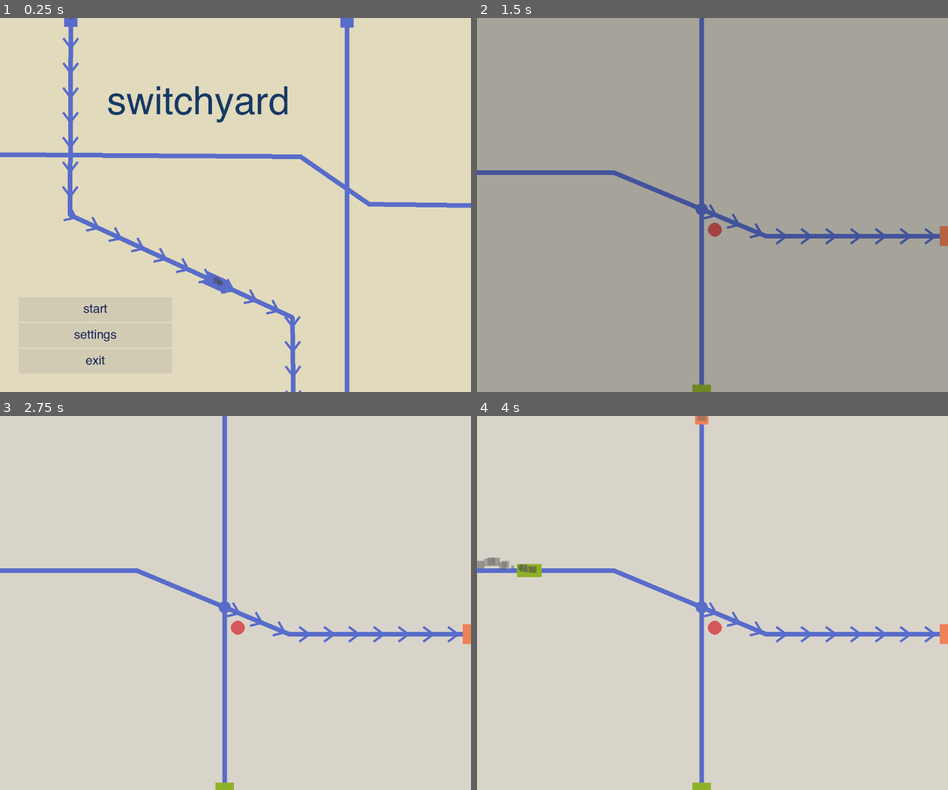
Above: before the commit, frames 1-4 (two rows, left to right).
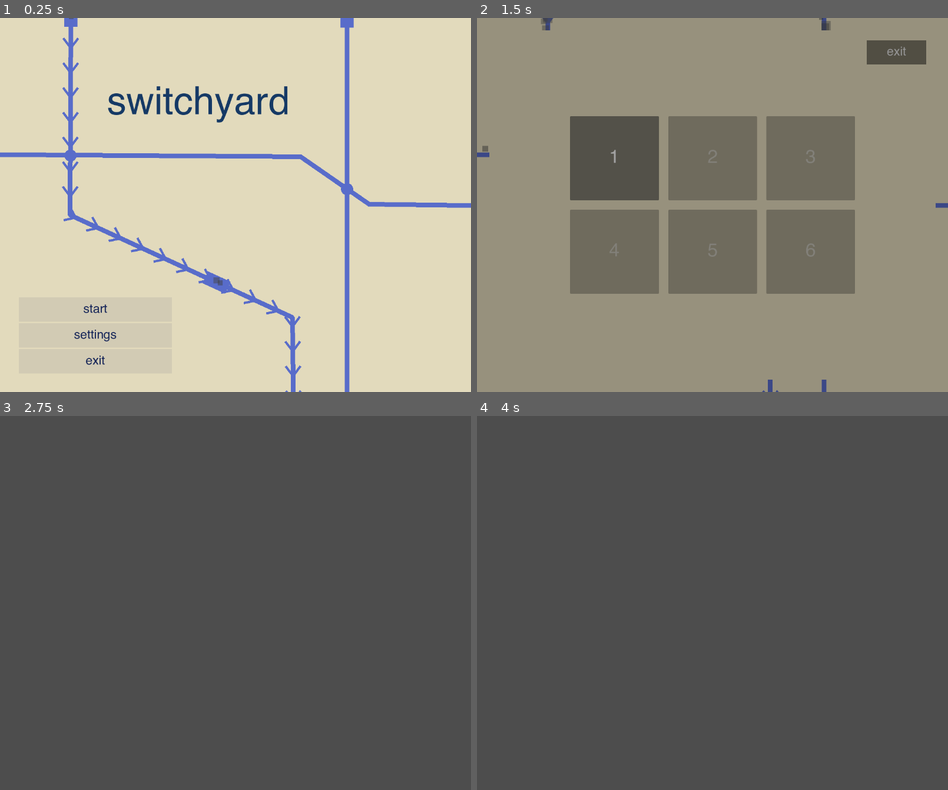
Above: after the commit, the same moments.

Repository: derukaeru/switchyard
Game: Godot game, scene res://src/scenes/menu/title_screen.tscn
Two runs of this game, one before a commit and one after it. Both use one fixed random seed, a clock stepped at 60 frames per second and the inputs below. This scene is started directly instead of the project's main scene.
Inputs (mouse positions are in pixels of both pictures, inside the frame that each line leads up to):
- Up to frame 1 (0.25 s): no input
- Up to frame 2 (1.5 s): click "start" at 0.5 s; click (613, 160) at 1.25 s, where only the run after the commit has a clickable "1"
- Up to frame 3 (2.75 s): tap Enter at 2 s; hold Right from 2.03 s (still down); tap Alt at 2.1 s
- Up to frame 4 (4 s): tap Space at 2.75 s; release Right at 2.78 s; hold Down 2.78-3.53 s; tap Shift at 2.85 s; hold Right from 3.53 s (still down); tap Alt at 3.6 s

The runs differ from the first frame. In frame 1, less than 0.1% of the frame differs, in the area x 13-75%, y 35-48%; in frame 2, 100%; in frame 3, 100%, in the area x 0-100%, y 0-100%; in frame 4, 100%.
Error after the commit: Invalid access to property or key 'level_0' on a base object of type 'Dictionary'. (res://src/scenes/main/main.gd:8)

Commit message:
feat: IDK I JUST WANNA FINISH TS

Diff:
--- a/src/scenes/main/main.gd
+++ b/src/scenes/main/main.gd
@@ -1,8 +1,9 @@
+@tool
 extends Node2D
-
 
 func _ready() -> void:
 	load_level(GameManager.level)
 
 func load_level(level: int) -> void:
-	pass
+	var lvl_instance: Node2D = load(Registry.UID["level_%s" % level]).instantiate()
+	add_child(lvl_instance)
--- a/src/scenes/main/main.tscn
+++ b/src/scenes/main/main.tscn
@@ -1,9 +1,6 @@
 [gd_scene format=3 uid="uid://ba7oaysnp8c1s"]
 
 [ext_resource type="Script" uid="uid://64cyq1ipotyv" path="res://src/scenes/main/main.gd" id="1_hsw67"]
-[ext_resource type="PackedScene" uid="uid://m8way4bwk7ig" path="res://src/scenes/maps/level_1.tscn" id="2_4rfip"]
 
 [node name="main" type="Node2D" unique_id=34602153]
 script = ExtResource("1_hsw67")
-
-[node name="level_1" parent="." unique_id=504227865 instance=ExtResource("2_4rfip")]
--- a/src/scenes/maps/level_1.gd
+++ b/src/scenes/maps/level_1.gd
@@ -22,5 +22,6 @@
 		# calculate amount of incorrects
 		pass
 	else:
-		GameManager.end_screen()
 		pass
+
+	GameManager.end_game()
--- a/src/scenes/maps/level_1.tscn
+++ b/src/scenes/maps/level_1.tscn
@@ -52,39 +52,6 @@
 grow_vertical = 2
 color = Color(0.85, 0.83115834, 0.79050004, 1)
 
-[node name="design" type="Control" parent="." unique_id=1328348039]
-visible = false
-layout_mode = 3
-anchors_preset = 0
-offset_right = 40.0
-offset_bottom = 40.0
-mouse_filter = 2
-
-[node name="ColorRect" type="ColorRect" parent="design" unique_id=1001351147]
-layout_mode = 0
-offset_left = 20.0
-offset_top = 29.0
-offset_right = 550.0
-offset_bottom = 368.0
-color = Color(0.71, 0.51534164, 0.46149996, 1)
-
-[node name="ColorRect2" type="ColorRect" parent="design" unique_id=1461033340]
-layout_mode = 0
-offset_left = 333.0
-offset_top = 228.0
-offset_right = 626.6283
-offset_bottom = 348.0
-rotation = 0.38737202
-color = Color(0.71, 0.51534164, 0.46149996, 1)
-
-[node name="ColorRect3" type="ColorRect" parent="design" unique_id=1182069090]
-layout_mode = 0
-offset_left = 550.0
-offset_top = 221.99998
-offset_right = 608.0
-offset_bottom = 465.0
-color = Color(0.8509804, 0.83137256, 0.7921569, 1)
-
 [node name="tracks" type="Node2D" parent="." unique_id=755398829]
 
 [node name="Rail" type="Path2D" parent="tracks" unique_id=2118364005 node_paths=PackedStringArray("end_junction")]
@@ -92,7 +59,7 @@
 script = ExtResource("2_5qwrs")
 end_junction = NodePath("../Junction")
 arrow_spacing = 40.0
-color = Color(0.345, 0.423, 0.793, 1)
+color = Color(0.30817774, 0.5203982, 0.27955627, 1)
 metadata/_custom_type_script = "uid://cuym172wt4qwo"
 
 [node name="train" parent="tracks/Rail" unique_id=1286344413 instance=ExtResource("1_pfttx")]
@@ -106,7 +73,7 @@
 script = ExtResource("2_5qwrs")
 active = false
 arrow_spacing = 40.0
-color = Color(0.345, 0.423, 0.793, 1)
+color = Color(0.33333334, 0.5529412, 0.29803923, 1)
 metadata/_custom_type_script = "uid://cuym172wt4qwo"
 
 [node name="Rail2" type="Path2D" parent="tracks" unique_id=609968600 node_paths=PackedStringArray("end_junction")]
--- a/src/scenes/maps/level_2.tscn
+++ b/src/scenes/maps/level_2.tscn
@@ -1,8 +1,70 @@
 [gd_scene format=3 uid="uid://c1ym5g1bxpeyb"]
 
 [ext_resource type="Script" uid="uid://ch6awljrbtrrn" path="res://src/scenes/maps/level_2.gd" id="1_hsvua"]
+[ext_resource type="Script" uid="uid://cuym172wt4qwo" path="res://src/scripts/components/rail.gd" id="2_46jx7"]
+
+[sub_resource type="Curve2D" id="Curve2D_q0huv"]
+_data = {
+"points": PackedVector2Array(0, 0, 0, 0, 246, -39, 0, 0, 0, 0, 246, 430)
+}
+point_count = 2
+
+[sub_resource type="Curve2D" id="Curve2D_iaies"]
+_data = {
+"points": PackedVector2Array(0, 0, 0, 0, -215, 430, 0, 0, 0, 0, 1442, 430)
+}
+point_count = 2
+
+[sub_resource type="Curve2D" id="Curve2D_y3xyo"]
+_data = {
+"points": PackedVector2Array(0, 0, 0, 0, 816, 430, 0, 0, 0, 0, 816, 1083)
+}
+point_count = 2
 
 [node name="level_2" type="Node2D" unique_id=1182047937]
 script = ExtResource("1_hsvua")
 
-[node name="tracks" type="Node2D" parent="." unique_id=574997686]
+[node name="background" type="Control" parent="." unique_id=488003607]
+layout_mode = 3
+anchors_preset = 0
+offset_left = -111.0
+offset_top = -60.0
+offset_right = 1229.0
+offset_bottom = 961.0
+
+[node name="ColorRect" type="ColorRect" parent="background" unique_id=1805245987]
+layout_mode = 1
+anchors_preset = -1
+anchor_right = 1.0780001
+anchor_bottom = 1.0860001
+offset_right = 0.4798584
+offset_bottom = 0.19396973
+grow_horizontal = 2
+grow_vertical = 2
+color = Color(0.85, 0.83115834, 0.79050004, 1)
+
+[node name="tracks" type="Node2D" parent="." unique_id=1200466026]
+
+[node name="Rail" type="Path2D" parent="tracks" unique_id=2146746643]
+curve = SubResource("Curve2D_q0huv")
+script = ExtResource("2_46jx7")
+metadata/_custom_type_script = "uid://cuym172wt4qwo"
+
+[node name="Rail2" type="Path2D" parent="tracks" unique_id=1164246370]
+curve = SubResource("Curve2D_iaies")
+script = ExtResource("2_46jx7")
+metadata/_custom_type_script = "uid://cuym172wt4qwo"
+
+[node name="Rail3" type="Path2D" parent="tracks" unique_id=1027001105]
+curve = SubResource("Curve2D_y3xyo")
+script = ExtResource("2_46jx7")
+metadata/_custom_type_script = "uid://cuym172wt4qwo"
+
+[node name="markings" type="Control" parent="." unique_id=1991863110]
+layout_mode = 3
+anchors_preset = 15
+anchor_right = 1.0
+anchor_bottom = 1.0
+grow_horizontal = 2
+grow_vertical = 2
+mouse_filter = 2
--- /dev/null
+++ b/src/scenes/maps/level_6.tscn
@@ -0,0 +1,5 @@
+[gd_scene format=3 uid="uid://b70kciph7evt8"]
+
+[node name="level_6" type="Node2D" unique_id=144715862]
+
+[node name="tracks" type="Node2D" parent="." unique_id=1561527499]
--- a/src/scenes/menu/end_screen.tscn
+++ b/src/scenes/menu/end_screen.tscn
@@ -3,6 +3,7 @@
 [ext_resource type="Script" uid="uid://cnm7exu6dxwy2" path="res://src/scenes/menu/end_screen.gd" id="1_r0b24"]
 
 [node name="end_screen" type="Control" unique_id=64438037]
+z_index = 5
 layout_mode = 3
 anchors_preset = 15
 anchor_right = 1.0
@@ -10,3 +11,12 @@
 grow_horizontal = 2
 grow_vertical = 2
 script = ExtResource("1_r0b24")
+
+[node name="ColorRect" type="ColorRect" parent="." unique_id=1680698597]
+layout_mode = 1
+anchors_preset = 15
+anchor_right = 1.0
+anchor_bottom = 1.0
+grow_horizontal = 2
+grow_vertical = 2
+color = Color(0.92911506, 0.86576927, 0.81081593, 1)
--- a/src/scenes/menu/level_screen.gd
+++ b/src/scenes/menu/level_screen.gd
@@ -1 +1,17 @@
 extends Control
+
+@onready var levels: GridContainer = $levels
+
+func open() -> void:
+	show()
+
+	var levels_child: Array[Node] = levels.get_children()
+	for i in range(GameManager.locked_levels.size()):
+		levels_child[i].disabled = GameManager.locked_levels[i]
+
+func _on_exit_pressed() -> void:
+	hide()
+
+func pick_level(level: int) -> void:
+	GameManager.level = level
+	SceneChanger.change_scene("main")
--- a/src/scenes/menu/level_screen.tscn
+++ b/src/scenes/menu/level_screen.tscn
@@ -1,6 +1,12 @@
 [gd_scene format=3 uid="uid://cdcvig5bgwcng"]
 
 [ext_resource type="Script" uid="uid://g2xqvjwpa3w7" path="res://src/scenes/menu/level_screen.gd" id="1_f3pox"]
+
+[sub_resource type="StyleBoxFlat" id="StyleBoxFlat_2yfux"]
+bg_color = Color(0, 0, 0, 0.4627451)
+
+[sub_resource type="StyleBoxFlat" id="StyleBoxFlat_11h5q"]
+bg_color = Color(0, 0, 0, 0.15686275)
 
 [node name="level_screen" type="Control" unique_id=1221292349]
 layout_mode = 3
@@ -11,13 +17,104 @@
 grow_vertical = 2
 script = ExtResource("1_f3pox")
 
-[node name="ColorRect" type="ColorRect" parent="." unique_id=1887586831]
+[node name="ColorRect" type="ColorRect" parent="." unique_id=190602430]
 layout_mode = 1
 anchors_preset = 15
 anchor_right = 1.0
 anchor_bottom = 1.0
-offset_left = 1.0
-offset_right = 1.0
+offset_left = 32.0
+offset_top = 32.0
+offset_right = -32.0
+offset_bottom = -32.0
 grow_horizontal = 2
 grow_vertical = 2
-color = Color(0.91, 0.8552484, 0.7371, 1)
+color = Color(0.8862745, 0.85490197, 0.7372549, 1)
+
+[node name="exit" type="Button" parent="." unique_id=940911823]
+layout_mode = 0
+offset_left = 1006.0
+offset_top = 58.0
+offset_right = 1160.0
+offset_bottom = 120.0
+theme_override_font_sizes/font_size = 32
+theme_override_styles/normal = SubResource("StyleBoxFlat_2yfux")
+text = "exit"
+
+[node name="levels" type="GridContainer" parent="." unique_id=92599152]
+layout_mode = 1
+anchors_preset = 8
+anchor_left = 0.5
+anchor_top = 0.5
+anchor_right = 0.5
+anchor_bottom = 0.5
+offset_left = -368.0
+offset_top = -230.0
+offset_right = 368.0
+offset_bottom = 230.0
+grow_horizontal = 2
+grow_vertical = 2
+theme_override_constants/h_separation = 24
+theme_override_constants/v_separation = 24
+columns = 3
+
+[node name="level_1" type="Button" parent="levels" unique_id=815945340]
+layout_mode = 2
+size_flags_horizontal = 3
+size_flags_vertical = 3
+theme_override_colors/font_color = Color(0, 0, 0, 1)
+theme_override_font_sizes/font_size = 48
+theme_override_styles/normal = SubResource("StyleBoxFlat_11h5q")
+text = "1"
+
+[node name="level_2" type="Button" parent="levels" unique_id=1152189992]
+layout_mode = 2
+size_flags_horizontal = 3
+size_flags_vertical = 3
+theme_override_colors/font_color = Color(0, 0, 0, 1)
+theme_override_font_sizes/font_size = 48
+theme_override_styles/normal = SubResource("StyleBoxFlat_11h5q")
+text = "2"
+
+[node name="level_3" type="Button" parent="levels" unique_id=782598012]
+layout_mode = 2
+size_flags_horizontal = 3
+size_flags_vertical = 3
+theme_override_colors/font_color = Color(0, 0, 0, 1)
+theme_override_font_sizes/font_size = 48
+theme_override_styles/normal = SubResource("StyleBoxFlat_11h5q")
+text = "3"
+
+[node name="level_4" type="Button" parent="levels" unique_id=2054065213]
+layout_mode = 2
+size_flags_horizontal = 3
+size_flags_vertical = 3
+theme_override_colors/font_color = Color(0, 0, 0, 1)
+theme_override_font_sizes/font_size = 48
+theme_override_styles/normal = SubResource("StyleBoxFlat_11h5q")
+text = "4"
+
+[node name="level_5" type="Button" parent="levels" unique_id=1027719092]
+layout_mode = 2
+size_flags_horizontal = 3
+size_flags_vertical = 3
+theme_override_colors/font_color = Color(0, 0, 0, 1)
+theme_override_font_sizes/font_size = 48
+theme_override_styles/normal = SubResource("StyleBoxFlat_11h5q")
+text = "5"
+
+[node name="level_6" type="Button" parent="levels" unique_id=1587330770]
+layout_mode = 2
+size_flags_horizontal = 3
+size_flags_vertical = 3
+theme_override_colors/font_color = Color(0, 0, 0, 1)
+theme_override_font_sizes/font_size = 48
+theme_override_styles/normal = SubResource("StyleBoxFlat_11h5q")
+text = "6"
+
+[connection signal="pressed" from="exit" to="." method="_on_exit_pressed"]
+[connection signal="pressed" from="levels/level_1" to="." method="pick_level" binds= [0]]
+[connection signal="pressed" from="levels/level_2" to="." method="pick_level" binds= [1]]
+[connection signal="pressed" from="levels/level_3" to="." method="pick_level" binds= [2]]
+[connection signal="pressed" from="levels/level_4" to="." method="pick_level" binds= [3]]
+[connection signal="pressed" from="levels/level_5" to="." method="pick_level" binds= [4]]
+[connection signal="pressed" from="levels/level_6" to="." method="pick_level" binds= [5]]
--- a/src/scenes/menu/settings_screen.gd
+++ b/src/scenes/menu/settings_screen.gd
@@ -1 +1,5 @@
 extends Control
+
+
+func _on_exit_pressed() -> void:
+	hide()
--- a/src/scenes/menu/settings_screen.tscn
+++ b/src/scenes/menu/settings_screen.tscn
@@ -1,6 +1,12 @@
 [gd_scene format=3 uid="uid://c2gpi2uolkm8v"]
 
 [ext_resource type="Script" uid="uid://cpwj2nbadrfxo" path="res://src/scenes/menu/settings_screen.gd" id="1_b8lm6"]
+
+[sub_resource type="StyleBoxFlat" id="StyleBoxFlat_xegyc"]
+bg_color = Color(0.16, 0.16, 0.16, 0.24313726)
+
+[sub_resource type="StyleBoxFlat" id="StyleBoxFlat_gym6f"]
+bg_color = Color(0.11, 0.11, 0.11, 0.73333335)
 
 [node name="settings_screen" type="Control" unique_id=2071994269]
 layout_mode = 3
@@ -10,3 +16,29 @@
 grow_horizontal = 2
 grow_vertical = 2
 script = ExtResource("1_b8lm6")
+
+[node name="ColorRect" type="ColorRect" parent="." unique_id=210405416]
+layout_mode = 1
+anchors_preset = 15
+anchor_right = 1.0
+anchor_bottom = 1.0
+offset_left = 32.0
+offset_top = 32.0
+offset_right = -32.0
+offset_bottom = -32.0
+grow_horizontal = 2
+grow_vertical = 2
+color = Color(0.8862745, 0.85490197, 0.7372549, 1)
+
+[node name="exit" type="Button" parent="." unique_id=939118704]
+layout_mode = 0
+offset_left = 952.0
+offset_top = 80.0
+offset_right = 1144.0
+offset_bottom = 160.0
+theme_override_font_sizes/font_size = 32
+theme_override_styles/normal = SubResource("StyleBoxFlat_xegyc")
+theme_override_styles/hover = SubResource("StyleBoxFlat_gym6f")
+text = "exit"
+
+[connection signal="pressed" from="exit" to="." method="_on_exit_pressed"]
--- a/src/scenes/menu/title_screen.gd
+++ b/src/scenes/menu/title_screen.gd
@@ -1,9 +1,11 @@
 extends Control
 
 @onready var settings_screen: Control = $settings_screen
+@onready var level_screen: Control = $level_screen
+
 
 func _on_start_pressed() -> void:
-	SceneChanger.change_scene("main")
+	level_screen.open()
 
 func _on_settings_pressed() -> void:
 	settings_screen.show()
--- a/src/scenes/menu/title_screen.tscn
+++ b/src/scenes/menu/title_screen.tscn
@@ -4,7 +4,9 @@
 [ext_resource type="Script" uid="uid://buax23vac2h4r" path="res://src/scenes/menu/title_screen.gd" id="1_wf6w8"]
 [ext_resource type="PackedScene" uid="uid://cbe6816t855is" path="res://src/scenes/objects/train.tscn" id="2_4v2w5"]
 [ext_resource type="FontFile" uid="uid://lcay2652jc6e" path="res://src/assets/fonts/Helvetica.ttf" id="3_g66e4"]
+[ext_resource type="Script" uid="uid://dp8ggqt5j2ynj" path="res://src/scripts/components/junction.gd" id="4_7e5sh"]
 [ext_resource type="PackedScene" uid="uid://c2gpi2uolkm8v" path="res://src/scenes/menu/settings_screen.tscn" id="5_n2vqt"]
+[ext_resource type="PackedScene" uid="uid://cdcvig5bgwcng" path="res://src/scenes/menu/level_screen.tscn" id="7_11h5q"]
 
 [sub_resource type="Curve2D" id="Curve2D_4v2w5"]
 _data = {
@@ -100,6 +102,16 @@
 speed = 200
 looping = true
 
+[node name="Junction" type="Node2D" parent="tracks" unique_id=827849328]
+position = Vector2(182, 356)
+script = ExtResource("4_7e5sh")
+metadata/_custom_type_script = "uid://dp8ggqt5j2ynj"
+
+[node name="Junction2" type="Node2D" parent="tracks" unique_id=1803688699]
+position = Vector2(896, 443)
+script = ExtResource("4_7e5sh")
+metadata/_custom_type_script = "uid://dp8ggqt5j2ynj"
+
 [node name="title" type="Label" parent="." unique_id=167698055]
 layout_mode = 0
 offset_left = 276.0
@@ -148,6 +160,12 @@
 
 [node name="settings_screen" parent="." unique_id=2071994269 instance=ExtResource("5_n2vqt")]
 visible = false
+z_index = 1
+layout_mode = 1
+
+[node name="level_screen" parent="." unique_id=1221292349 instance=ExtResource("7_11h5q")]
+visible = false
+z_index = 1
 layout_mode = 1
 
 [connection signal="pressed" from="menu/start" to="." method="_on_start_pressed"]
--- a/src/scripts/autoloads/game_manager.gd
+++ b/src/scripts/autoloads/game_manager.gd
@@ -1,7 +1,13 @@
 extends Node
 
 var level: int = 1
-var locked_levels: Array = [false, true, true, true, true]
+var locked_levels: Array = [false, true, true, true, true, true]
 
-func end_screen() -> void:
-	pass
+@onready var end_screen: Control = load(Registry.UID["end_screen"]).instantiate()
+
+func _ready() -> void:
+	add_child(end_screen)
+	end_screen.hide()
+
+func end_game() -> void:
+	end_screen.show()
--- a/src/scripts/autoloads/registry.gd
+++ b/src/scripts/autoloads/registry.gd
@@ -4,5 +4,12 @@
 	"loading_screen": "uid://tetiuyj7kfoe",
 	"end_screen": "uid://djqxvgtj60dee",
 	"title_screen": "uid://dix67ojrdr6ht",
-	"main": "uid://ba7oaysnp8c1s"
+	"main": "uid://ba7oaysnp8c1s",
+
+	"level_1" : "uid://m8way4bwk7ig",
+	"level_2": "uid://c1ym5g1bxpeyb",
+	"level_3": "uid://dmrnwl4doue6i",
+	"level_4": "uid://8hvm6to8ikt6",
+	"level_5": "uid://brh1827u25137",
+	"level_6": ""
 }
--- a/src/scripts/components/junction.gd
+++ b/src/scripts/components/junction.gd
@@ -13,7 +13,9 @@
 	for rail in rails:
 		rail.active = false
 
-	rails[rail_index].active = true
+	if rails.size() >= 1:
+		rails[rail_index].active = true
+
 	sprite.texture = load("res://src/assets/sprites/objects/junction.png")
 	add_child(sprite)
 
